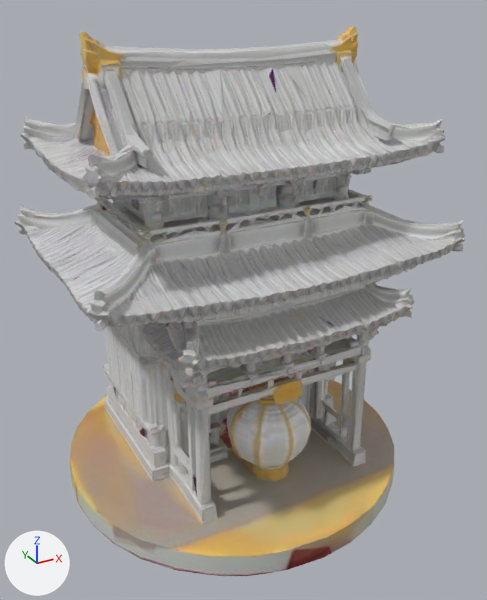
What one commit did to the glTF model public/models/mapbox/sensoji.glb.
One viewpoint serves both versions: a camera (50 mm lens) standing at (-1.27, -2.37, 1.03) and looking at (0.0, -0.06, -0.12). Arrows for +X, +Y and +Z are at lower left; the lights stay in place. The older version comes first. Where no turn or scale is listed for an object, it has been applied to the vertices.
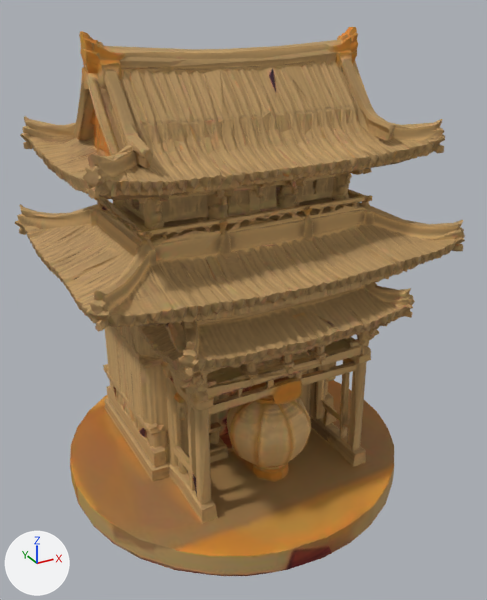
Pixel boxes [x1, y1, x2, y2] of what changed, in the pictures (487 x 600 px):
'Mesh_0', recoloured (grey to brown): [15, 27, 465, 576] in both

The change, as a list of edits to the scene's bpy script:
```text
Change mat_material_0:
    add n3 = _N.new('ShaderNodeMix'); n3.name = 'Mix'
    add n3.data_type = 'RGBA'
    add n3.blend_type = 'MULTIPLY'
    add n3.inputs[0].default_value = 1.0  # 'Factor'
    add n3.inputs[7].default_value = (0.804, 0.498, 0.196, 1.0)  # 'B', beige #e8bb7a
    where n2 = _N.new('ShaderNodeTexImage'); n2.name = 'Image Texture'
    where n0 = _N.new('ShaderNodeBsdfPrincipled'); n0.name = 'Principled BSDF'
    remove _L.new(n2.outputs[0], n0.inputs[0])  # 'Color' to 'Base Color'
    add _L.new(n3.outputs[2], n0.inputs[0])  # 'Result' to 'Base Color'
    add _L.new(n2.outputs[0], n3.inputs[6])  # 'Color' to 'A'
```
